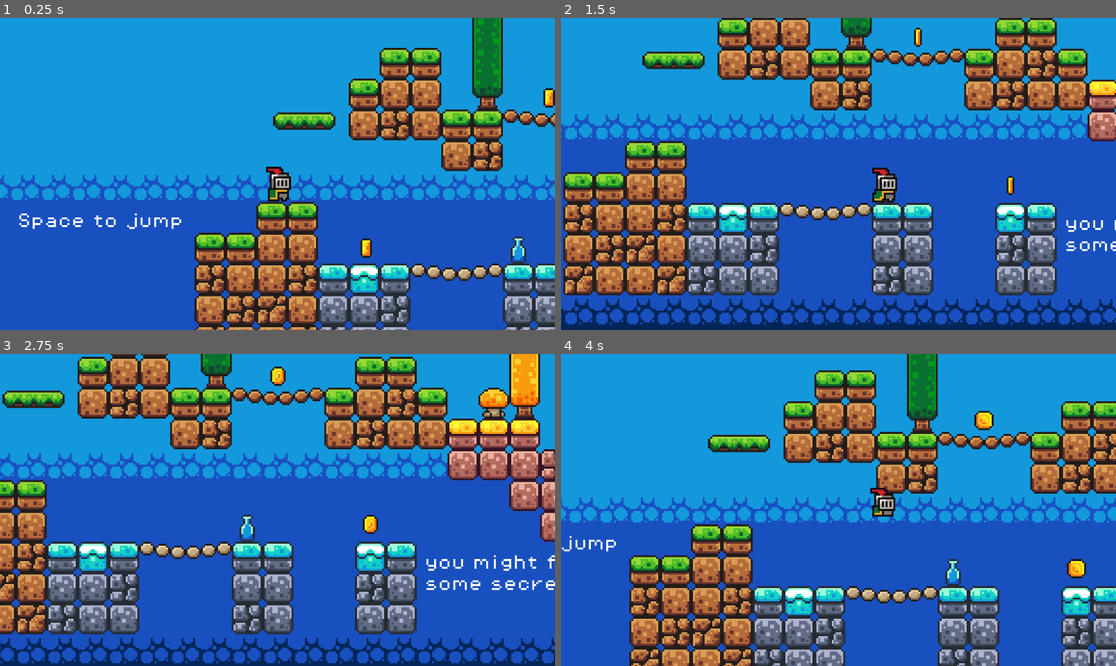
Above: before the commit, frames 1-4 (two rows, left to right).
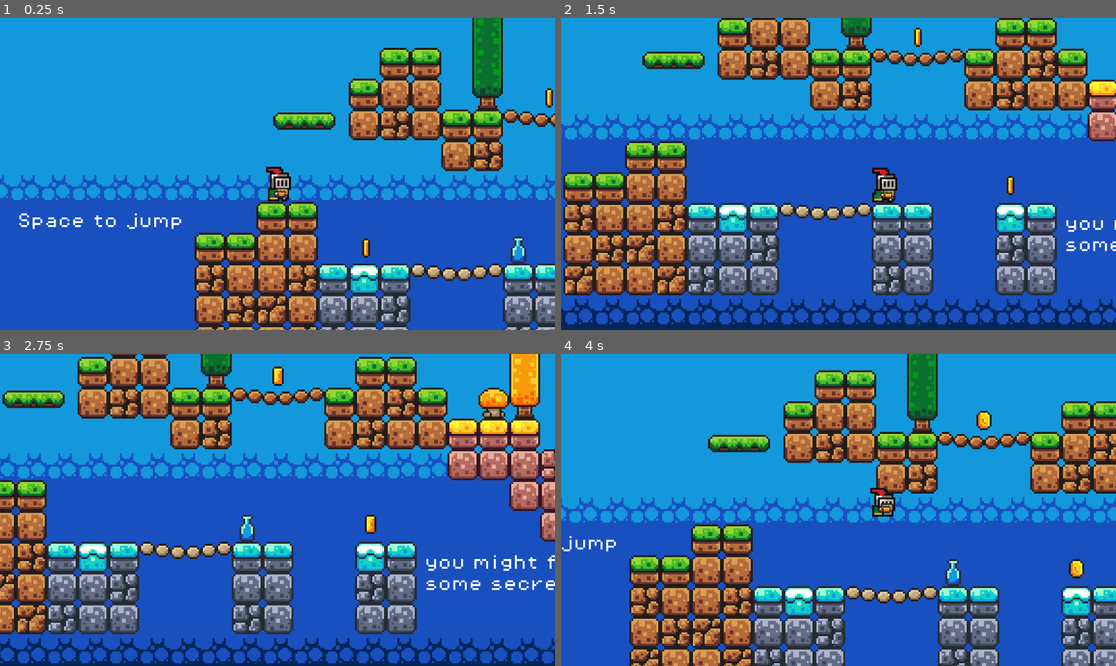
Above: after the commit, the same moments.

Repository: Arian2077/Learning_Godot
Game: Godot game, scene res://scenes/game.tscn
Same seed, same stepped clock (60 frames per second), same inputs: the game is played once before the commit and once after it.
Inputs:
- Up to frame 1 (0.25 s): no input
- Up to frame 2 (1.5 s): hold Right (move_right) from 0.53 s (still down); tap Space (jump) at 0.77 s
- Up to frame 3 (2.75 s): tap Space (jump) at 1.52 s; release Right (move_right) at 2.03 s; hold Left (move_left) from 2.03 s (still down)
- Up to frame 4 (4 s): release Left (move_left) at 2.78 s; hold Right (move_right) from 2.78 s (still down); tap Space (jump) at 3.02, 3.77 s

The runs differ from the first frame. In frame 1, 0.3% of the frame differs, in the area x 49-100%, y 22-77%; in frame 2, less than 0.1%; in frame 3, 0.2%; in frame 4, 0.3%, in the area x 57-95%, y 18-72%.

Commit message:
adding weapon

Diff:
--- a/the_knight/scenes/coin.tscn
+++ b/the_knight/scenes/coin.tscn
@@ -204,6 +204,7 @@
 sprite_frames = SubResource("SpriteFrames_h1dl3")
 animation = &"coin"
 autoplay = "coin"
+frame_progress = 0.863878
 
 [node name="CollisionShape2D" type="CollisionShape2D" parent="."]
 shape = SubResource("CircleShape2D_nedci")
--- a/the_knight/scenes/player.tscn
+++ b/the_knight/scenes/player.tscn
@@ -1,7 +1,8 @@
-[gd_scene load_steps=26 format=3 uid="uid://cueo8e2geukna"]
+[gd_scene load_steps=27 format=3 uid="uid://cueo8e2geukna"]
 
 [ext_resource type="Texture2D" uid="uid://dmqp55uydkq1l" path="res://asset/sprites/knight.png" id="1_trekk"]
 [ext_resource type="Script" path="res://scripts/player.gd" id="1_u6tf2"]
+[ext_resource type="PackedScene" uid="uid://duxyyfyp0drm" path="res://scenes/weapon.tscn" id="3_3wj38"]
 
 [sub_resource type="AtlasTexture" id="AtlasTexture_7xug2"]
 atlas = ExtResource("1_trekk")
@@ -185,3 +186,9 @@
 [node name="CollisionShape2D" type="CollisionShape2D" parent="."]
 position = Vector2(0, -5)
 shape = SubResource("CircleShape2D_sltci")
+
+[node name="weapon_holder" type="Node2D" parent="."]
+
+[node name="Weapon" parent="weapon_holder" instance=ExtResource("3_3wj38")]
+position = Vector2(1, -4.5)
+scale = Vector2(0.322083, 0.384615)
--- /dev/null
+++ b/the_knight/scenes/weapon.tscn
@@ -0,0 +1,9 @@
+[gd_scene load_steps=2 format=3 uid="uid://duxyyfyp0drm"]
+
+[ext_resource type="Texture2D" uid="uid://rim07812bgw1" path="res://asset/sprites/41.png" id="1_k2g81"]
+
+[node name="Weapon" type="Sprite2D"]
+z_index = 2
+position = Vector2(0, -0.25)
+scale = Vector2(0.198, 0.206)
+texture = ExtResource("1_k2g81")
--- a/the_knight/scripts/player.gd
+++ b/the_knight/scripts/player.gd
@@ -4,6 +4,8 @@
 const SPEED = 130.0
 const JUMP_VELOCITY = -300.0
 @onready var animated_sprite: AnimatedSprite2D = $AnimatedSprite2D
+@onready var weapon: Sprite2D = $weapon_holder/Weapon
+
 
 
 func _physics_process(delta: float) -> void:
@@ -22,8 +24,11 @@
 	# Flip the direction
 	if direction > 0:
 		animated_sprite.flip_h = false
+		weapon.flip_h = false
 	elif direction < 0:
 		animated_sprite.flip_h = true
+		weapon.flip_h = true
+
 
 	# Play animation
 	if is_on_floor():
@@ -34,10 +39,10 @@
 	else:
 		animated_sprite.play("jump")
 
-
 	if direction:
 		velocity.x = direction * SPEED
 	else:
 		velocity.x = move_toward(velocity.x, 0, SPEED)
 
+
 	move_and_slide()
Binary file added: the_knight/asset/sprites/41.png
Not shown, added: the_knight/asset/sprites/41.png.import
Binary file added: the_knight/asset/sprites/fire.png
Not shown, added: the_knight/asset/sprites/fire.png.import
